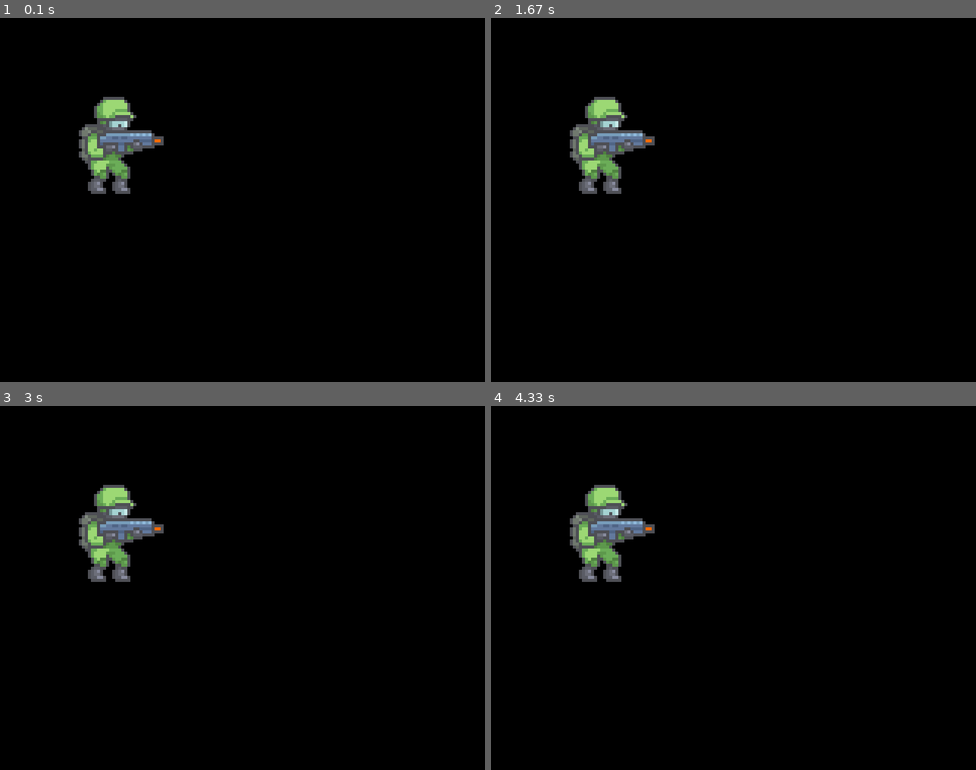
Above: before the commit, frames 1-4 (two rows, left to right).
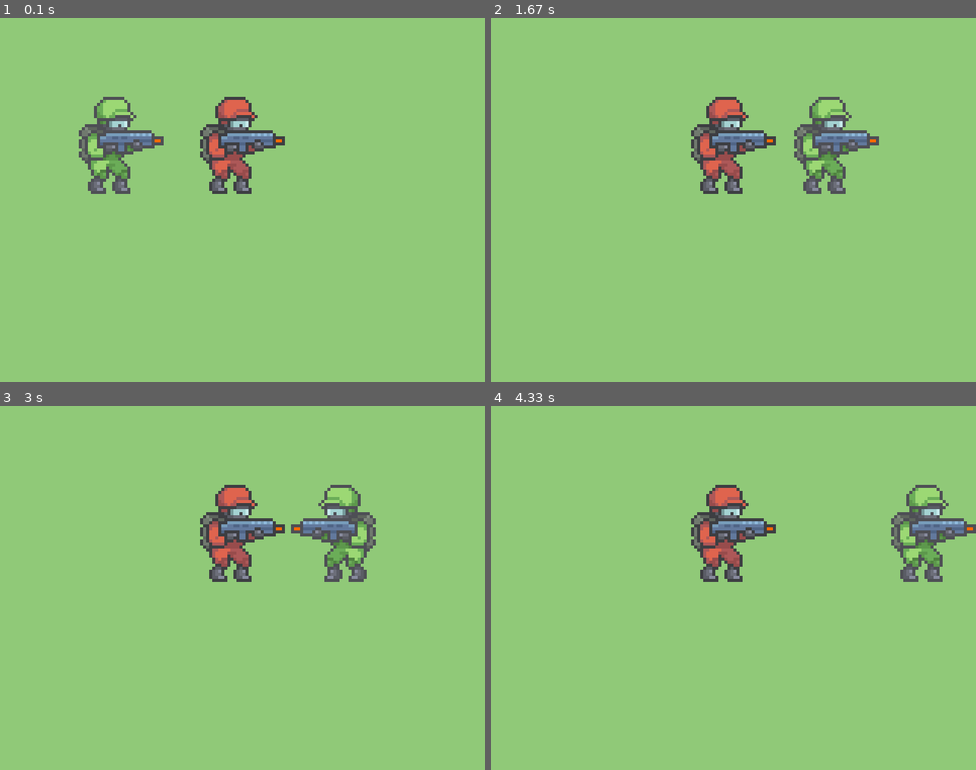
Above: after the commit, the same moments.

Repository: olibark/ALEVEL
Game: pygame game, started from PyGame/PART2/main.py
The game is run twice, just before and just after one commit, with the same random seed, the same clock (stepped at 60 frames per second) and the same inputs.
Inputs:
- Up to frame 1 (0.1 s): no input
- Up to frame 2 (1.67 s): hold Ctrl 0.33-0.8 s; hold D 0.33-0.8 s; hold Esc 0.83-1.3 s; hold D 0.83-1.3 s; hold D from 1.33 s (still down)
- Up to frame 3 (3 s): release D at 1.8 s; hold D 1.83-2.3 s; hold A 2.33-2.87 s; hold A from 2.9 s (still down)
- Up to frame 4 (4.33 s): release A at 3.3 s; hold Shift 3.33-3.97 s; hold D 3.33-3.97 s; hold D from 4 s (still down)

The runs differ from the first frame. In frame 1, 98% of the frame differs, in the area x 0-100%, y 0-100%; in frame 2, 100%; in frame 3, 100%; in frame 4, 100%.

Commit message:
Got through part 2 partially, adding feautures

Diff:
--- a/PyGame/PART2/constants.py
+++ b/PyGame/PART2/constants.py
@@ -1,3 +1,6 @@
 WIDTH = 800
 HEIGHT = int(WIDTH * 0.75)
+FPS = 60
 running = True
+movingLeft = False
+movingRight = False
--- a/PyGame/PART2/init.py
+++ b/PyGame/PART2/init.py
@@ -1,6 +1,8 @@
 import pygame
 import os
 import constants
+
+BACKFROUND = (144, 201, 120)
 
 def Init():
     pygame.init()
@@ -9,3 +11,6 @@
     pygame.display.set_caption("Game Window")
     print(f"Game initialized with dimensions: {constants.WIDTH}x{constants.HEIGHT}")
     return screen
+
+def drawBG(screen, BACKGROUND):
+    screen.fill(BACKGROUND)
--- /dev/null
+++ b/PyGame/PART2/loop.py
@@ -0,0 +1,42 @@
+import pygame
+import player as pl
+import init
+import constants
+
+def main_loop(player, enemy, screen, running):
+
+    init.drawBG(screen, init.BACKFROUND)  # draw background
+    if player.scale > enemy.scale:
+        pl.Player.draw(enemy, screen)
+        pl.Player.draw(player, screen)
+    else:
+        pl.Player.draw(player, screen)
+        pl.Player.draw(enemy, screen)
+    player.move(screen)
+
+
+    for event in pygame.event.get():
+
+        if event.type == pygame.QUIT:
+            running = False
+        if event.type == pygame.KEYDOWN:
+
+            if event.key == pygame.K_ESCAPE:
+                running = False
+            if event.key == pygame.K_a:
+                player.movingLeft = True
+            if event.key == pygame.K_d:
+                player.movingRight = True
+            if event.key == pygame.K_LSHIFT:
+                player.setScale(3)  # Scale down the player
+            if event.key == pygame.K_LCTRL:
+                player.setScale(7)  # Scale up the player
+
+        if event.type == pygame.KEYUP:
+            if event.key == pygame.K_a:
+                player.movingLeft = False
+            if event.key == pygame.K_d:
+                player.movingRight = False
+            if event.key == pygame.K_LSHIFT or event.key == pygame.K_LCTRL:
+                player.setScale(5)
+    pygame.display.flip()  #update the display
--- a/PyGame/PART2/main.py
+++ b/PyGame/PART2/main.py
@@ -1,15 +1,20 @@
 import pygame
-from constants import WIDTH, HEIGHT, running #thought would be cleaner than importing everything
-import player
+from constants import running, movingLeft, movingRight, FPS #thought would be cleaner than importing everything
+import player as pl
 import init
+import loop
 
+clock = pygame.time.Clock()
 screen = init.Init()
-player1 = player.Player(200, 200, 5)
+init.drawBG(screen, init.BACKFROUND)
+
+player = pl.Player('player', 200, 200, 5, 5)
+enemy = pl.Player('enemy', 400, 200, 5, 5)
 
 while running:
-    player.Player.draw(player1, screen)
-    for event in pygame.event.get():
-        if event.type == pygame.QUIT:
-            running = False
-    pygame.display.flip()  #update the display
+
+    clock.tick(FPS)  # set FPS
+
+    loop.main_loop(player, enemy, screen, running) #main loopaa
+
 pygame.quit()
--- a/PyGame/PART2/player.py
+++ b/PyGame/PART2/player.py
@@ -2,13 +2,64 @@
 import os
 
 class Player(pygame.sprite.Sprite):
-    def __init__(self, x, y, scale):
+    def __init__(self, char_type, x, y, scale, speed):
+
         pygame.sprite.Sprite.__init__(self)
+
         BASE = os.path.dirname(os.path.abspath(__file__))
-        img = pygame.image.load(os.path.join(BASE, 'img', 'player', 'Idle', '0.png'))
+
+        self.char_type = char_type
+        self.x = x
+        self.y = y
+        self.movingLeft = False
+        self.movingRight = False
+        self.scale = scale
+        self.char_type = char_type
+        self.RIGHT = 1
+        self.LEFT = 1
+        self.speed = speed
+        self.direction = self.RIGHT
+        self.flip = False
+
+        img = pygame.image.load(os.path.join(BASE, 'img', (f'{self.char_type}'), 'Idle', '0.png'))
         self.image = pygame.transform.scale(img, (int(img.get_width() * scale), int(img.get_height() * scale)))
         self.rect = self.image.get_rect()
         self.rect.center = (x, y)
+
+    def move(self, screen):
+
+        dx = 0
+        dy = 0
+
+        if self.movingLeft:
+            dx = -self.speed
+            self.flip = True
+            self.direction = self.LEFT
+
+        if self.movingRight:
+            dx = self.speed
+            self.flip = False
+            self.direction = self.RIGHT
+
+        self.rect.x += dx
+        self.rect.y += dy
+
+        # Ensure player stays within screen bounds
+        if self.rect.left < 0:
+            self.rect.left = 0
+        if self.rect.right > screen.get_width():
+            self.rect.right = screen.get_width()
+
     def draw(self, screen ):
+        screen.blit(pygame.transform.flip(self.image, self.flip, False), self.rect)
 
-        screen.blit(self.image, self.rect)
+    def setScale(self, scale):
+        BASE = os.path.dirname(os.path.abspath(__file__))
+        img = pygame.image.load(os.path.join(BASE, 'img', self.char_type, 'Idle', '0.png'))
+        self.image = pygame.transform.scale(img, (int(img.get_width() * scale), int(img.get_height() * scale)))
+
+        # Get new rect but keep current center
+        old_center = self.rect.center
+        self.scale = scale
+        self.rect = self.image.get_rect()
+        self.rect.center = old_center
